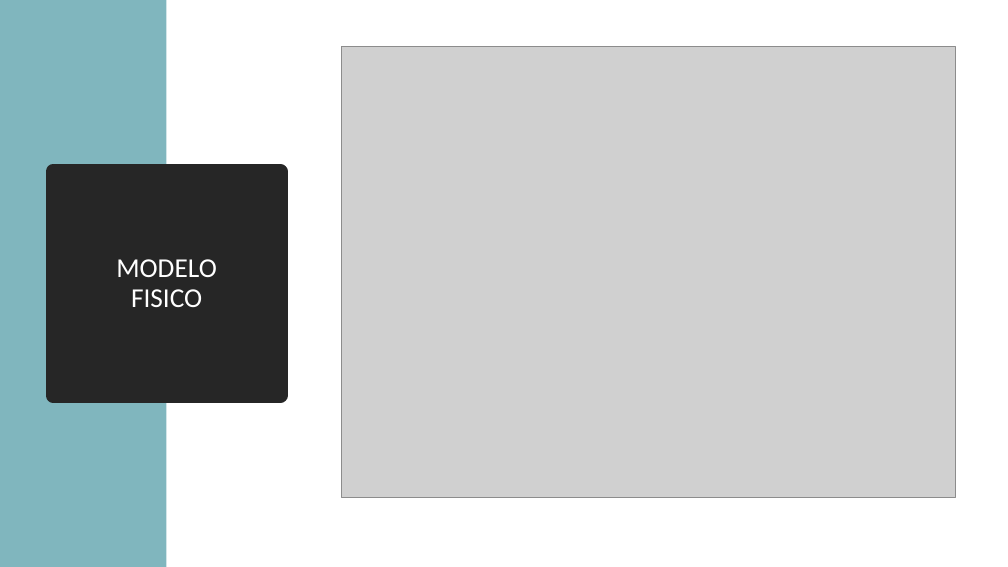
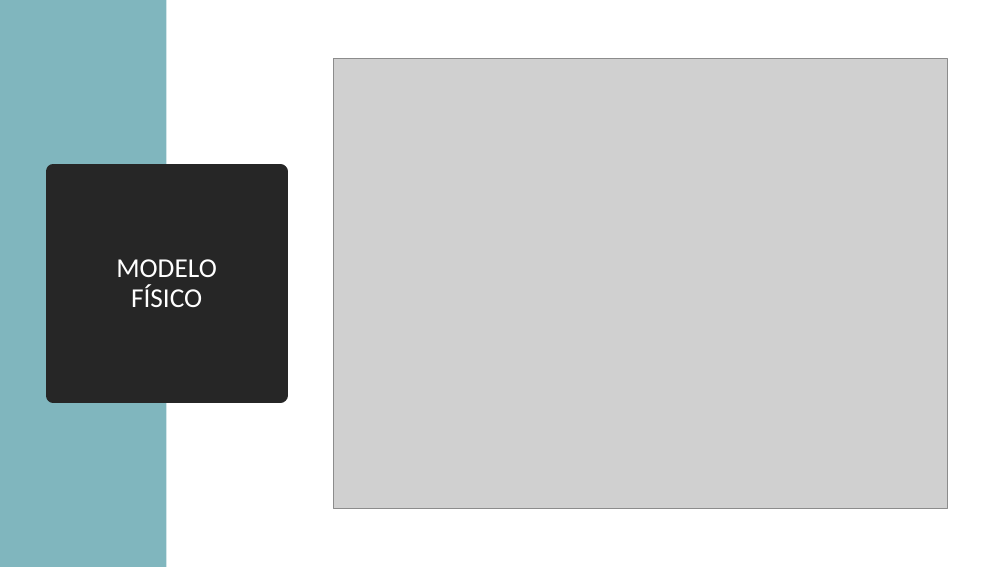
Before and after one commit to maraloeDev/Proyecto-de-Bases-de-Datos, a slide deck: slide 12 of Defensa proyecto intermodular.pptx (slide 9 before the commit). Drawn at 1008x567 pixels with LibreOffice and Linux fonts; fonts in the diff are those of the drawing; grey boxes stand for pictures. Boxes give left, top, right and bottom in pixels: in the first picture for what was removed or moved away, otherwise in the second. Text is boxed around its words. In the diff, an @@ line names an element or a change of style, - is before the commit and + after.

```diff
--- a/Defensa proyecto intermodular.pptx
+++ b/Defensa proyecto intermodular.pptx
@@ picture: place and size @@
-picture at [341, 47, 955, 498]
+picture at [333, 58, 948, 509]
@@ title at [116, 259, 216, 307]: text changed @@
-MODELO
-FISICO
+MODELO
+FÍSICO
```
Also in this commit, not shown: 5 other slides changed, 10 slides added, 5 slides removed.
